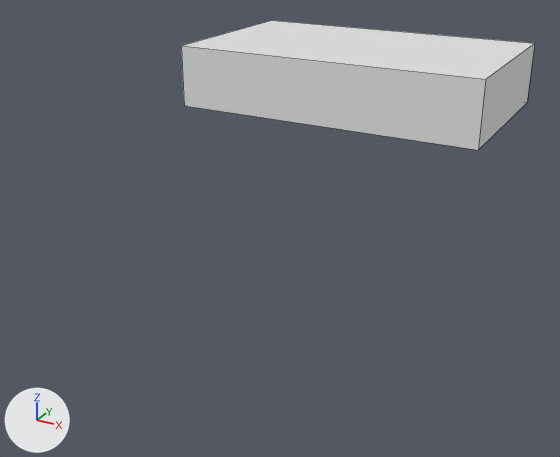
One commit to the Blender file Assets/Models/FrontWall.blend: the scene before it, then after it.
Both versions are drawn from a camera (50 mm lens) standing at (5.08, -10.44, 5.86) and looking at (-0.23, -0.78, 1.03). The lights are fixed; the arrows at lower left show +X, +Y and +Z. Mesh edges are drawn as thin lines.
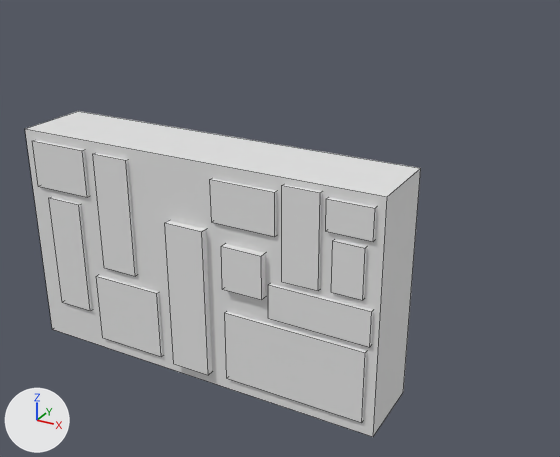
Where the change shows, as pixel boxes [x1, y1, x2, y2] in the pictures (560 x 457 px):
'Cube', reshaped, turned: before [181, 20, 535, 150]; after [25, 111, 421, 437]
part 1 of me_cube_008, added: after [165, 221, 212, 375]
part 2 of me_cube_008, added: after [221, 244, 265, 300]
part 3 of me_cube_008, added: after [210, 178, 277, 236]
part 4 of me_cube_008, added: after [32, 140, 89, 197]
part 5 of me_cube_008, added: after [49, 197, 92, 311]
part 6 of me_cube_008, added: after [93, 153, 137, 276]
part 7 of me_cube_008, added: after [96, 275, 163, 357]
part 8 of me_cube_008, added: after [225, 311, 367, 423]
part 9 of me_cube_008, added: after [268, 284, 373, 347]
part 10 of me_cube_008, added: after [282, 184, 322, 291]
part 11 of me_cube_008, added: after [326, 198, 377, 242]
part 12 of me_cube_008, added: after [331, 240, 367, 300]

The change in detail:
me_cube_008 has 8 vertices, 6 faces and spans x -2.5..2.5, y 0.0..3.0, z 2.5..3.5.
me_cube_008 is used by ob_cube; location (0.0, 0.0, 0.0).
me_cube_008 part 1: a new loose piece, a box spanning x -0.27..0.27, y 0.17..2.17, z 2.41..3.59.
me_cube_008 part 2: a new loose piece, a box spanning x 0.53..1.07, y 1.48..2.04, z 2.41..3.59.
me_cube_008 part 3: a new loose piece, a box spanning x 0.38..1.22, y 2.3..2.82, z 2.46..3.54.
me_cube_008 part 4: a new loose piece, a box spanning x -2.36..-1.51, y 2.25..2.87, z 2.46..3.54.
me_cube_008 part 5: a new loose piece, a box spanning x -2.19..-1.68, y 0.55..2.11, z 2.46..3.54.
me_cube_008 part 6: a new loose piece, a box spanning x -1.35..-0.83, y 1.29..2.85, z 2.46..3.54.
me_cube_008 part 7: a new loose piece, a box spanning x -1.5..-0.5, y 0.18..1.13, z 2.46..3.54.
me_cube_008 part 8: a new loose piece, a box spanning x 0.52..2.37, y 0.18..1.13, z 2.46..3.54.
me_cube_008 part 9: a new loose piece, a box spanning x 1.13..2.42, y 1.22..1.66, z 2.46..3.54.
me_cube_008 part 10: a new loose piece, a box spanning x 1.31..1.77, y 1.75..2.92, z 2.46..3.54.
me_cube_008 part 11: a new loose piece, a box spanning x 1.84..2.39, y 2.49..2.87, z 2.46..3.54.
me_cube_008 part 12: a new loose piece, a box spanning x 1.93..2.31, y 1.78..2.4, z 2.46..3.54.
Object 'Cube' (ob_cube) turns from (0, 0, 0) to (90, 0, 0) degrees about x, y and z.
